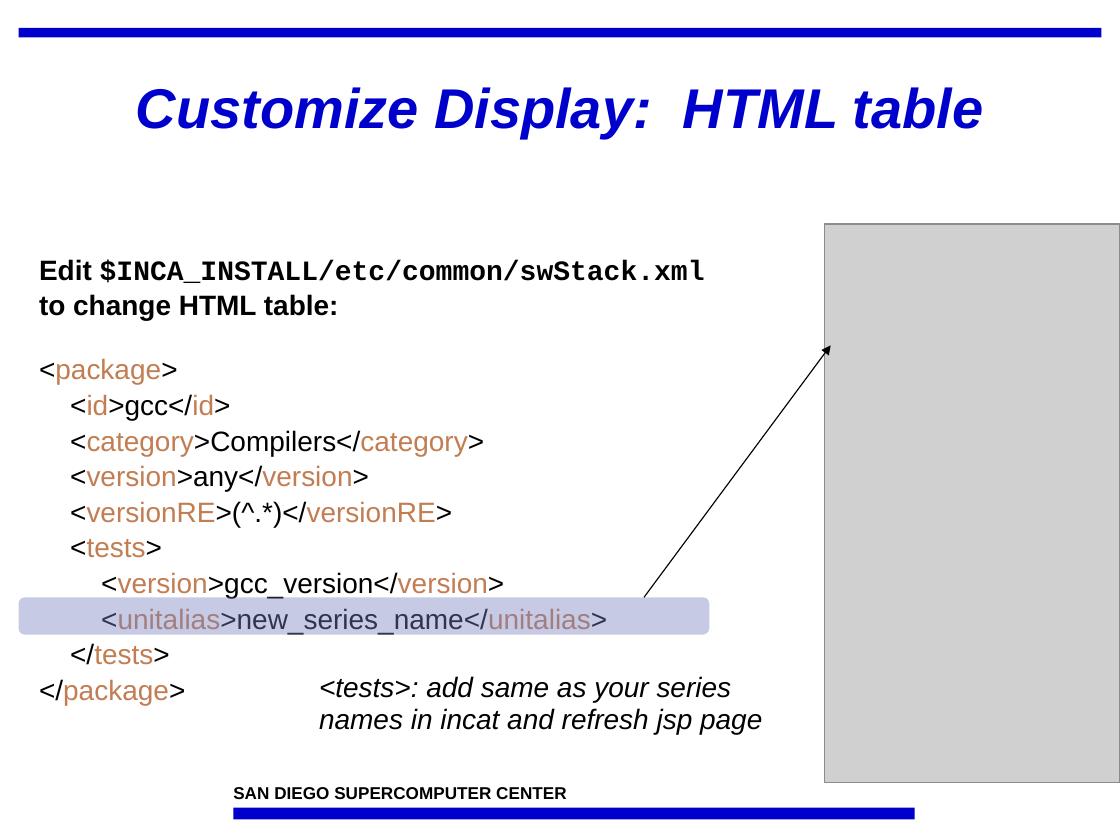
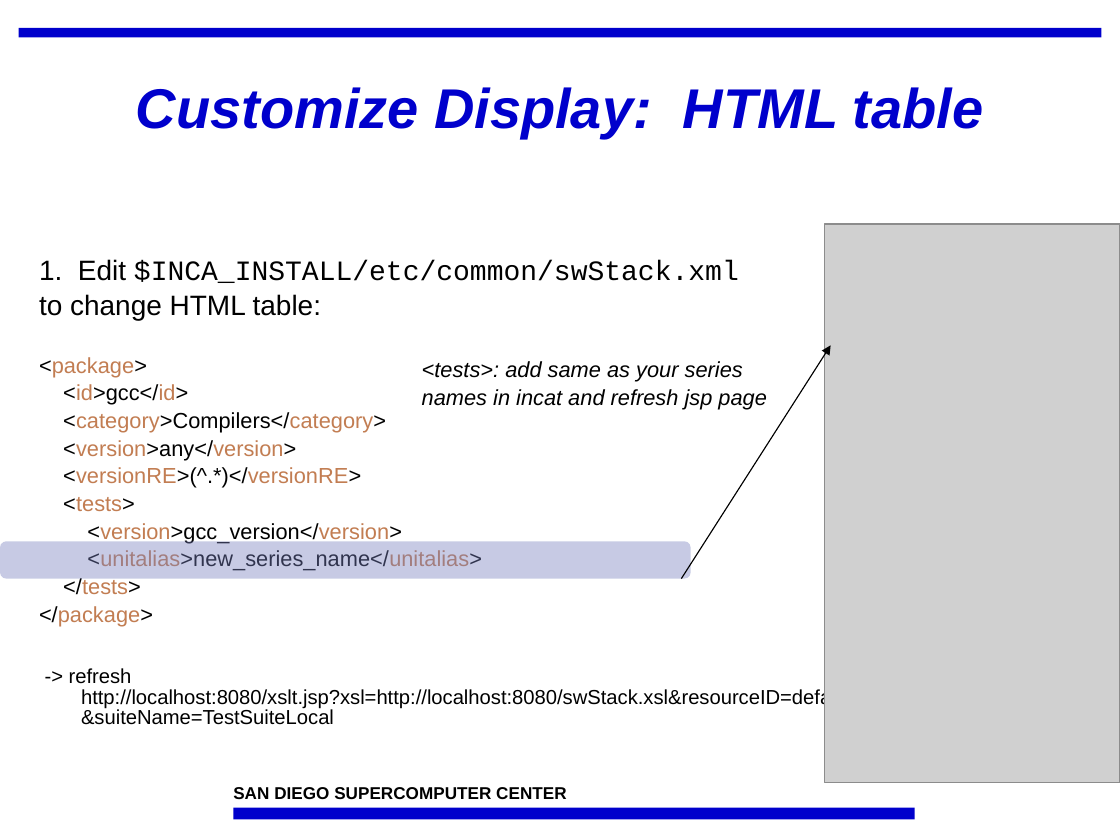
Before and after one commit to IncaProject/inca-xsede, a slide deck: slide 3 of talks/feb-06-workshop/dataConsumersHandsOn.ppt. Drawn at 1120x840 pixels with LibreOffice and Linux fonts; fonts in the diff are those of the drawing; grey boxes stand for pictures; background and template pictures are left out. Boxes give left, top, right and bottom in pixels: in the first picture for what was removed or moved away, otherwise in the second. Text is boxed around its words. In the diff, an @@ line names an element or a change of style, - is before the commit and + after.

```diff
--- a/talks/feb-06-workshop/dataConsumersHandsOn.ppt
+++ b/talks/feb-06-workshop/dataConsumersHandsOn.ppt
@@ text at box(39, 259, 739, 283): text changed; bold off @@
-Edit $INCA_INSTALL/etc/common/swStack.xml
+1. Edit $INCA_INSTALL/etc/common/swStack.xml
@@ text at box(39, 294, 482, 626): bold off in "to change HTML table:"; size 18 to 14 pt in "<package>", "<id>gcc</id>", "<category>Compilers</category>", "<version>any</version>" and 6 more places; less space between paragraphs @@
@@ text "<tests>: add same as your ...": place and size @@
-text "<tests>: add same as your ..." at box(319, 676, 762, 734)
+text "<tests>: add same as your ..." at box(422, 361, 766, 410)
@@ text "<tests>: add same as your ..." at box(422, 361, 766, 410): size 18 to 14 pt; line spacing 0.75 to 0.85; less space between paragraphs @@
@@ arrow moved from (644, 597) - (831, 345) to (681, 579) - (831, 345) @@
@@ rounded rectangle: place and size @@
-rounded rectangle at box(19, 597, 710, 634)
+rounded rectangle at box(0, 541, 691, 578)
@@ text at box(69, 668, 874, 725): paragraph added @@
+-> refresh http://localhost:8080/xslt.jsp?xsl=http://localhost:8080/swStack.xsl&resourceID=defaultvo&suiteName=TestSuiteLocal
```
Also in this commit, not shown: 3 other slides changed, 1 slide added.
